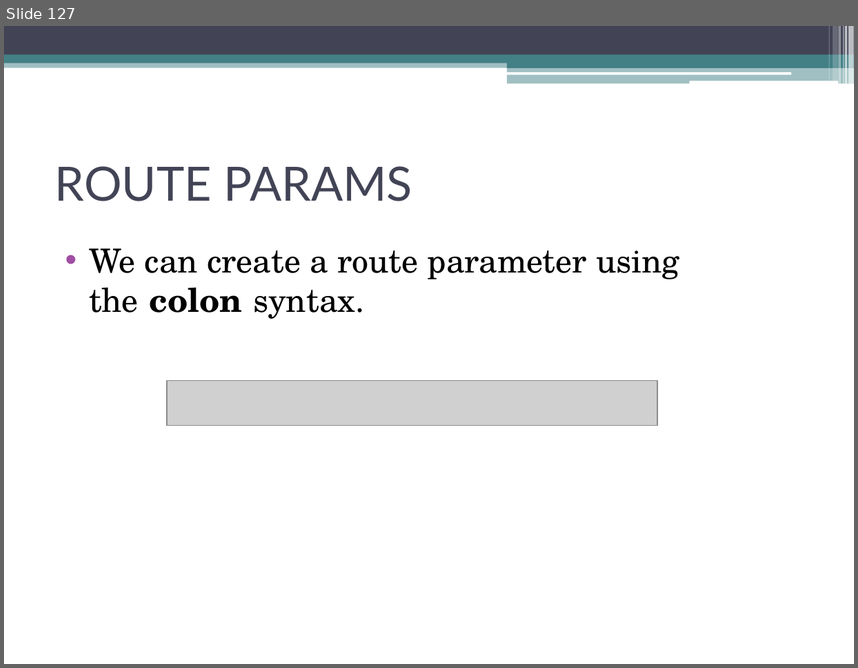
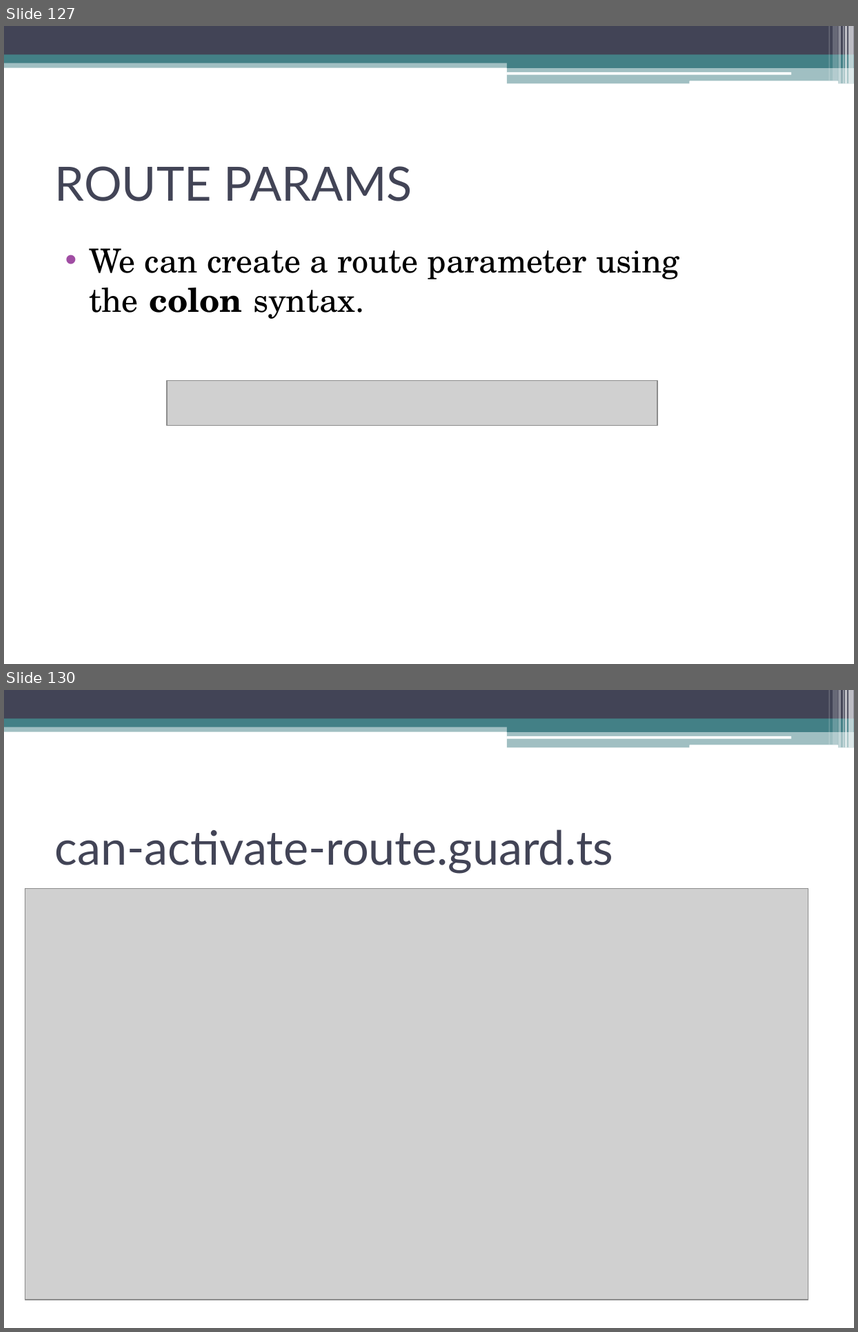
Before and after one commit to akjkhatri/mean_stack, a slide deck: MEAN Stack Workshop.pptx. Shown one above the other, each under a label of ours: slide 127 before the commit, slides 127 and 130 after it; the slides between them are not shown. The pictures are 858x668 and 858x1332 pixels, drawn with LibreOffice and Linux fonts; fonts in the diff are those of the drawing; grey boxes stand for pictures. Boxes give left, top, right and bottom in pixels: in the first picture for what was removed or moved away, otherwise in the second. Text is boxed around its words. In the diff, an @@ line names an element or a change of style, - is before the commit and + after.

```diff
--- a/MEAN Stack Workshop.pptx
+++ b/MEAN Stack Workshop.pptx
@@ slide 130 added at [4,690,854,1328], background #FFFFFF; not listed: 13 template elements that a slide beside it also shows @@
@@ title added at [55,829,614,874], 40 pt, text #424456 @@
+can-activate-route.guard.ts
@@ picture added at [25,888,808,1299] @@
```
Also in this commit, not shown: 1 slide changed, 27 other slides added.
